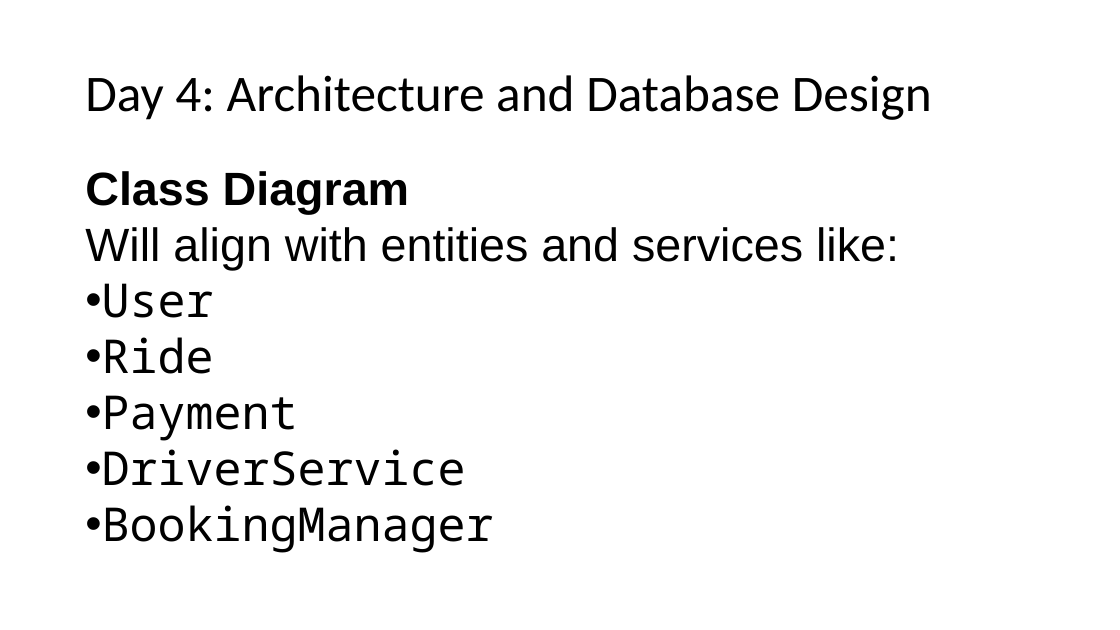
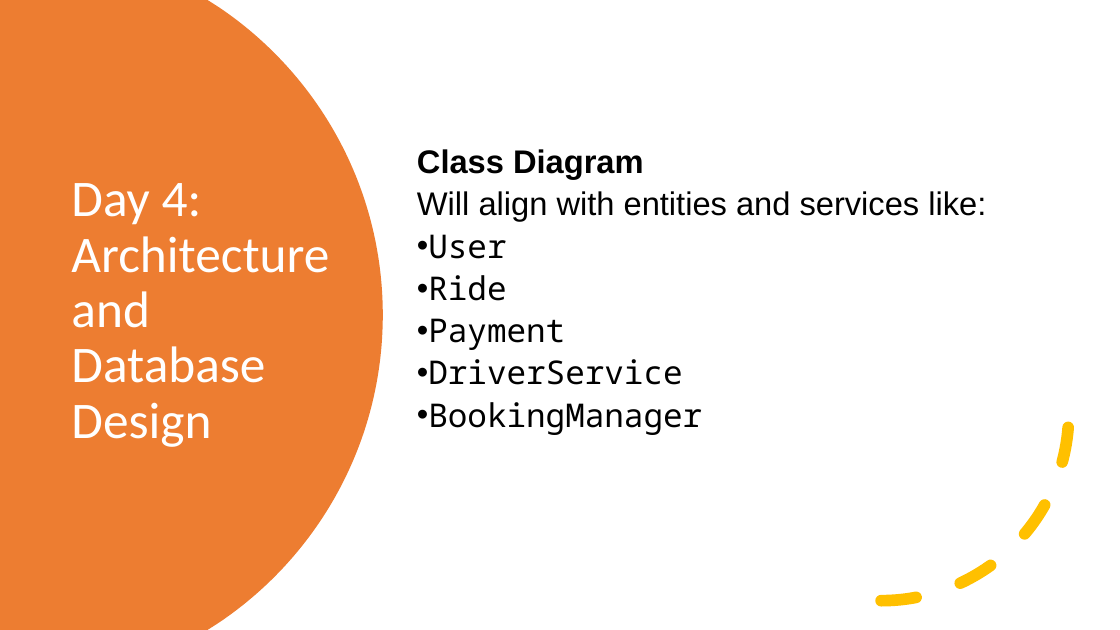
Before and after one commit to CheetoBuri/ProposalForSmartRide, a slide deck: slide 14 of Smartride proposal.pptx. Drawn at 1120x630 pixels with LibreOffice and Linux fonts; fonts in the diff are those of the drawing. Boxes give left, top, right and bottom in pixels: in the first picture for what was removed or moved away, otherwise in the second. Text is boxed around its words. In the diff, an @@ line names an element or a change of style, - is before the commit and + after.

```diff
--- a/Smartride proposal.pptx
+++ b/Smartride proposal.pptx
@@ freeform shape added at bbox=[0, 0, 383, 630], fill #ED7D31 @@
@@ text "Class Diagram": place and size @@
-text "Class Diagram" at bbox=[85, 171, 899, 553]
+text "Class Diagram" at bbox=[417, 149, 986, 435]
@@ text "Class Diagram" at bbox=[417, 149, 986, 435]: size 40 to 28 pt; line spacing 1 to 0.9; more space between paragraphs @@
@@ title "Day 4: Architecture and Database ...": place and size @@
-title "Day 4: Architecture and Database ..." at bbox=[85, 75, 932, 120]
+title "Day 4: Architecture and Database ..." at bbox=[71, 183, 329, 447]
@@ title "Day 4: Architecture and Database ..." at bbox=[71, 183, 329, 447]: text colour #000000 to #FFFFFF @@
@@ arc (boxed as its full ellipse) added at bbox=[694, 226, 1070, 602], outline #FFC000 10 pt dashed @@
```
Also in this commit, not shown: 16 other slides changed.
